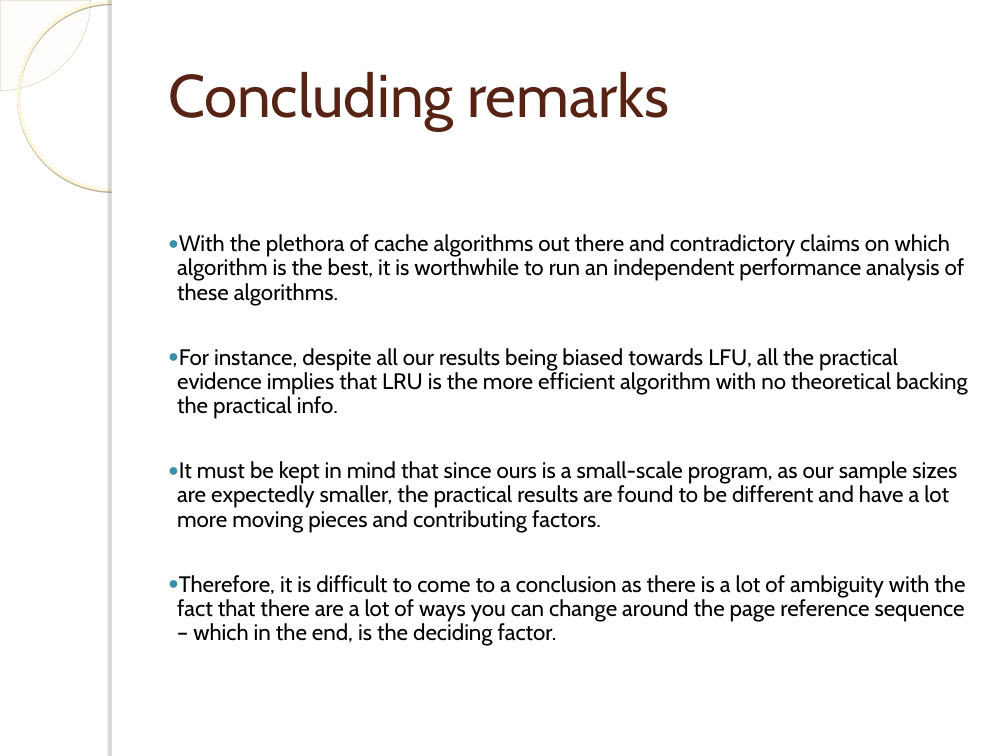
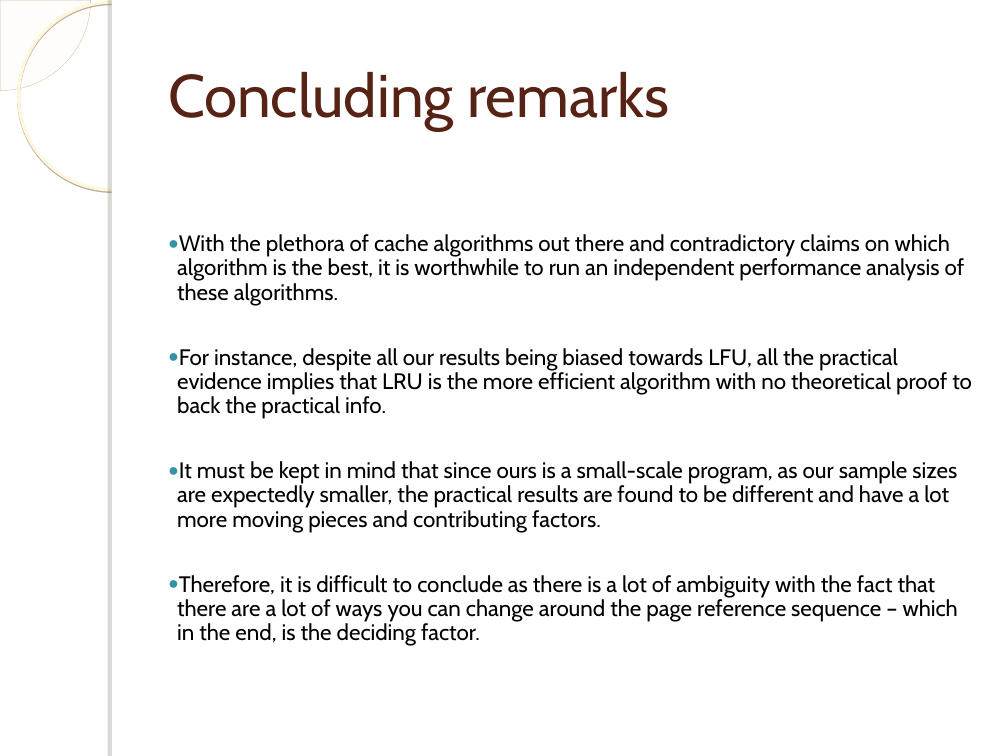
Before and after one commit to avraghav07/cache-replacement-algos, a slide deck: slide 15 of Presentation.ppt (slide 13 before the commit). Drawn at 1008x756 pixels with LibreOffice and Linux fonts; fonts in the diff are those of the drawing; background and template pictures are left out. Boxes give left, top, right and bottom in pixels: in the first picture for what was removed or moved away, otherwise in the second. Text is boxed around its words. In the diff, an @@ line names an element or a change of style, - is before the commit and + after.

Commit message:
Updated presentation

```diff
--- a/Presentation.ppt
+++ b/Presentation.ppt
@@ text at (177,348,972,419): text changed @@
-● For instance, despite all our results being biased towards LFU, all the practical evidence implies that LRU is the more efficient algorithm with no theoretical backing the practical info.
+● For instance, despite all our results being biased towards LFU, all the practical evidence implies that LRU is the more efficient algorithm with no theoretical proof to back the practical info.
@@ text at (177,575,958,646): text changed @@
-● Therefore, it is difficult to come to a conclusion as there is a lot of ambiguity with the fact that there are a lot of ways you can change around the page reference sequence – which in the end, is the deciding factor.
+● Therefore, it is difficult to conclude as there is a lot of ambiguity with the fact that there are a lot of ways you can change around the page reference sequence – which in the end, is the deciding factor.
```
Also in this commit, not shown: 2 other slides changed, 2 slides added, 1 other file.
